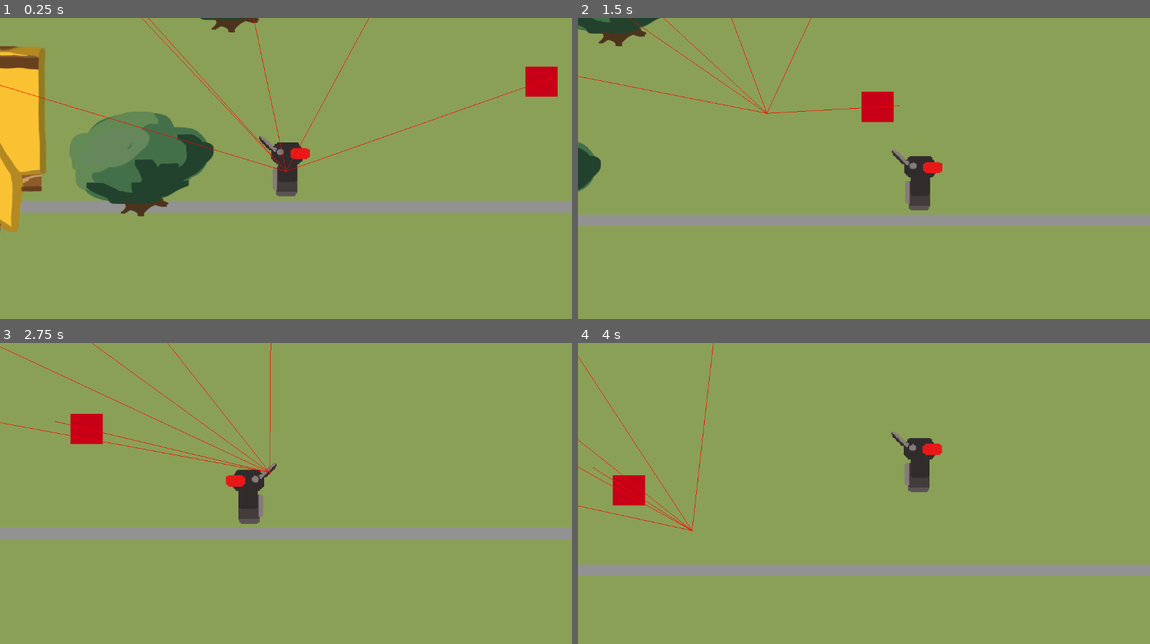
Above: before the commit, frames 1-4 (two rows, left to right).
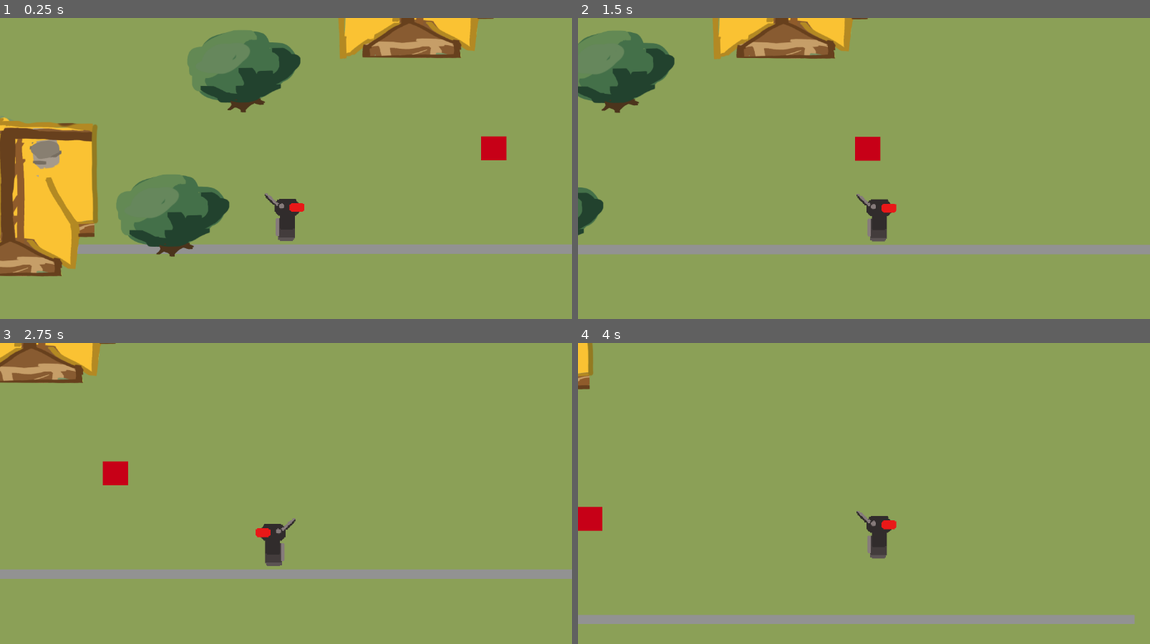
Above: after the commit, the same moments.

Repository: sophieTheProgrammer/queblejam
Game: Godot game, scene res://scenes/level_1.tscn
The game is run twice, just before and just after one commit, with the same random seed, the same clock (stepped at 60 frames per second) and the same inputs.
Inputs:
- Up to frame 1 (0.25 s): no input
- Up to frame 2 (1.5 s): hold Right (Right) from 0.53 s (still down); tap Space (Jump) at 0.77 s
- Up to frame 3 (2.75 s): tap Space (Jump) at 1.52 s; release Right (Right) at 2.03 s; hold Left (Left) from 2.03 s (still down)
- Up to frame 4 (4 s): release Left (Left) at 2.78 s; hold Right (Right) from 2.78 s (still down); tap Space (Jump) at 3.02, 3.77 s

The runs differ from the first frame. In frame 1, 32% of the frame differs, in the area x 0-100%, y 0-86%; in frame 2, 17%; in frame 3, 12%; in frame 4, 9.9%.

Commit message:
refactor player controller code  and tweaks

Diff:
--- a/scenes/player.tscn
+++ b/scenes/player.tscn
@@ -14,9 +14,10 @@
 texture = ExtResource("2_g2els")
 
 [node name="Camera2D" type="Camera2D" parent="." unique_id=1234617087]
-offset = Vector2(0, 40)
-zoom = Vector2(0.51, 0.51)
+offset = Vector2(0, -200)
+zoom = Vector2(0.4, 0.4)
 position_smoothing_enabled = true
+position_smoothing_speed = 15.0
 
 [node name="CollisionShape2D" type="CollisionShape2D" parent="." unique_id=1570286545]
 position = Vector2(0, 42.25)
--- a/scripts/global.gd
+++ b/scripts/global.gd
@@ -1,2 +1,2 @@
 extends Node
-@export var debug = false
+@export var debug = true
--- a/scripts/player.gd
+++ b/scripts/player.gd
@@ -1,9 +1,10 @@
 extends CharacterBody2D
 
-const SPEED = 1200.0
-const JUMP_VELOCITY = -1900.0
-const GRAVITY = 4000
-const coyote_frames = 6  # How many in-air frames to allow jumping
+@export var SPEED = 1400.0
+@export var JUMP_VELOCITY = -1900.0
+@export var GRAVITY = 4000
+@export var coyote_frames = 3  # How many in-air frames to allow jumping
+
 var coyote = false  # Track whether we're in coyote time or not
 var last_floor = false  # Last frame's on-floor state
 var jumping = false
@@ -13,12 +14,30 @@
 func _ready() -> void:
 	pass
 func _physics_process(delta: float) -> void:
+
+	handle_jump(delta)
+
+	# Get the input direction and handle the movement/deceleration.
+	# As good practice, you should replace UI actions with custom gameplay actions.
+	var direction := Input.get_axis("Left", "Right")
+
+	flip_sprite(direction)
+
+	if direction != 0:
+		velocity.x = move_toward(velocity.x, direction * SPEED, ACCELERATION * delta)
+	else:
+		velocity.x = move_toward(velocity.x, 0, ACCELERATION * delta)
+
+
+	move_and_slide()
+
+# handles jump, gravity, and includes coyote time
+func handle_jump(delta):
 	if is_on_floor() and jumping:
 		jumping = false
 	# Add the gravity.
 	if not is_on_floor():
 		velocity.y +=  GRAVITY * delta
-
 
 	if last_floor and not is_on_floor() and not jumping:
 		coyote = true
@@ -31,23 +50,15 @@
 		coyote = false
 	if not Input.is_action_pressed("Jump") and not is_on_floor():
 		velocity.y -= JUMP_VELOCITY/25
-	# Get the input direction and handle the movement/deceleration.
-	# As good practice, you should replace UI actions with custom gameplay actions.
-	var direction := Input.get_axis("Left", "Right")
 
+	last_floor = is_on_floor()
+
+func flip_sprite(direction):
 	if direction != 0:
 		if direction == 1:
 			sprite.flip_h = false
 		else:
 			sprite.flip_h = true
-		velocity.x = move_toward(velocity.x, direction * SPEED, ACCELERATION * delta)
-		#velocity = velocity.move_toward(SPEED, ACCELERATION * delta)
-	else:
-		velocity.x = move_toward(velocity.x, 0, ACCELERATION * delta)
-		last_floor = is_on_floor()
-	move_and_slide()
-
-
 
 func _on_coyote_timer_timeout() -> void:
 	coyote = false
